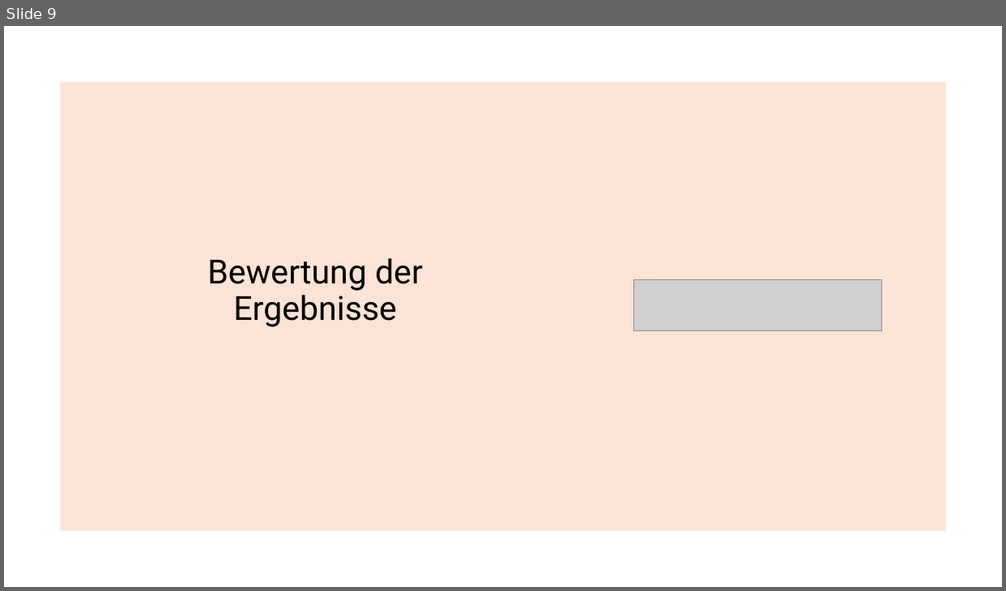
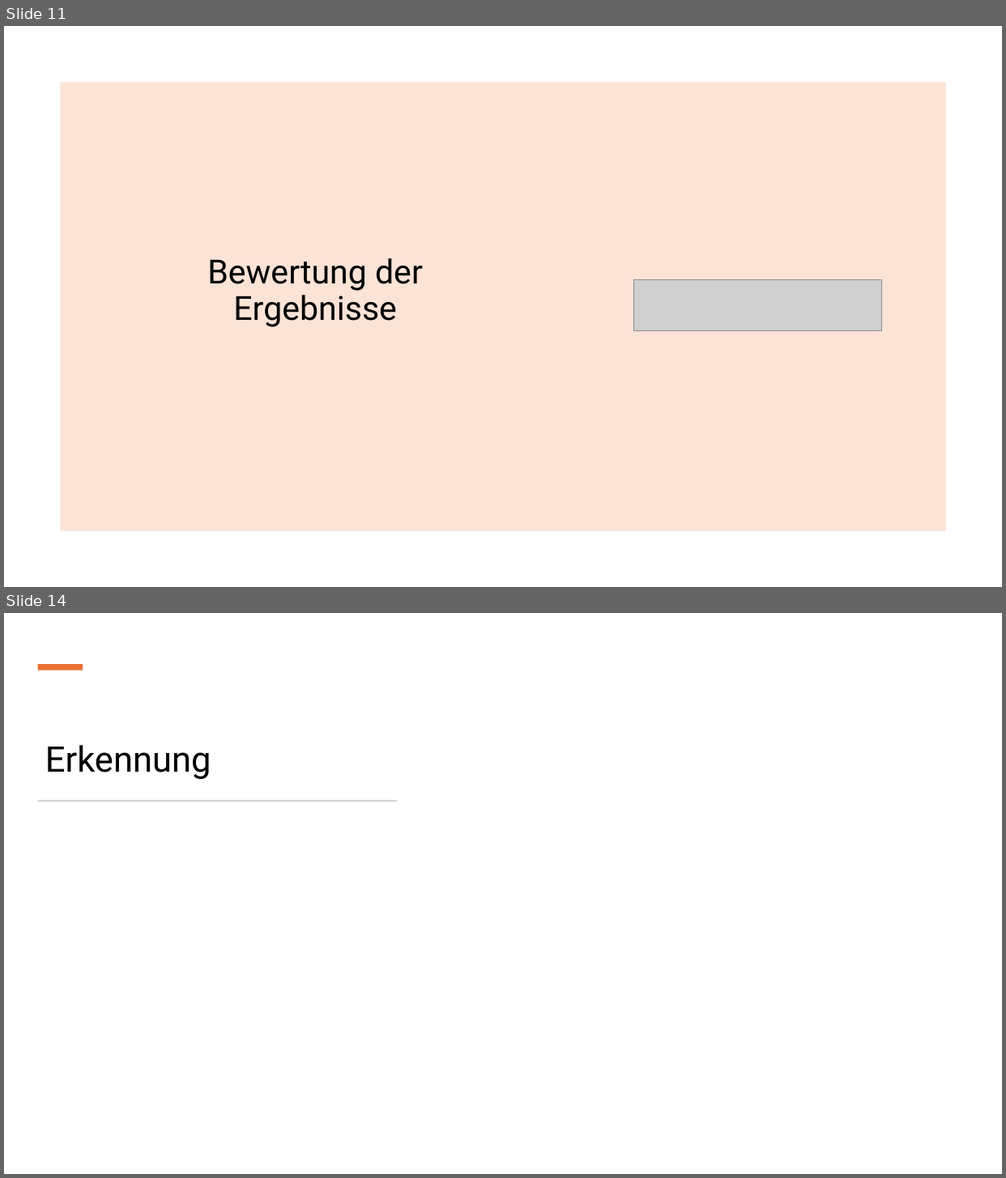
Before and after one commit to IntiGit/ComputerVisionGame, a slide deck: Präsentationen/Meilenstein_2.pptx. Shown one above the other, each under a label of ours: slide 9 before the commit, slides 11 and 14 after it; the slides between them are not shown. The pictures are 1006x591 and 1006x1178 pixels, drawn with LibreOffice and Linux fonts; fonts in the diff are those of the drawing; grey boxes stand for pictures. Boxes give left, top, right and bottom in pixels: in the first picture for what was removed or moved away, otherwise in the second. Text is boxed around its words. In the diff, an @@ line names an element or a change of style, - is before the commit and + after.

```diff
--- a/Präsentationen/Meilenstein_2.pptx
+++ b/Präsentationen/Meilenstein_2.pptx
@@ slide 14 added at bbox=[4, 613, 1002, 1174], background #FFFFFF @@
@@ rectangle added at bbox=[38, 664, 83, 670], fill #E97132 @@
@@ title added at bbox=[45, 745, 211, 779], 34 pt, text #000000 @@
+Erkennung
@@ rectangle added at bbox=[38, 800, 397, 802], fill #D5D5D5 @@
@@ what was slide 9 is now slide 11 @@
```
Also in this commit, not shown: 4 slides changed, 6 other slides added, 1 other file.
